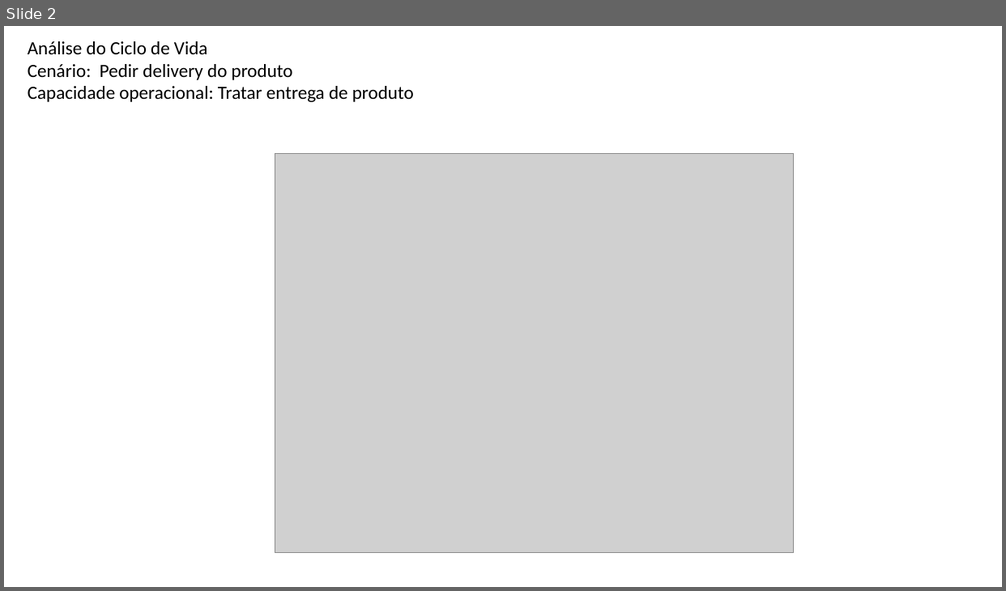
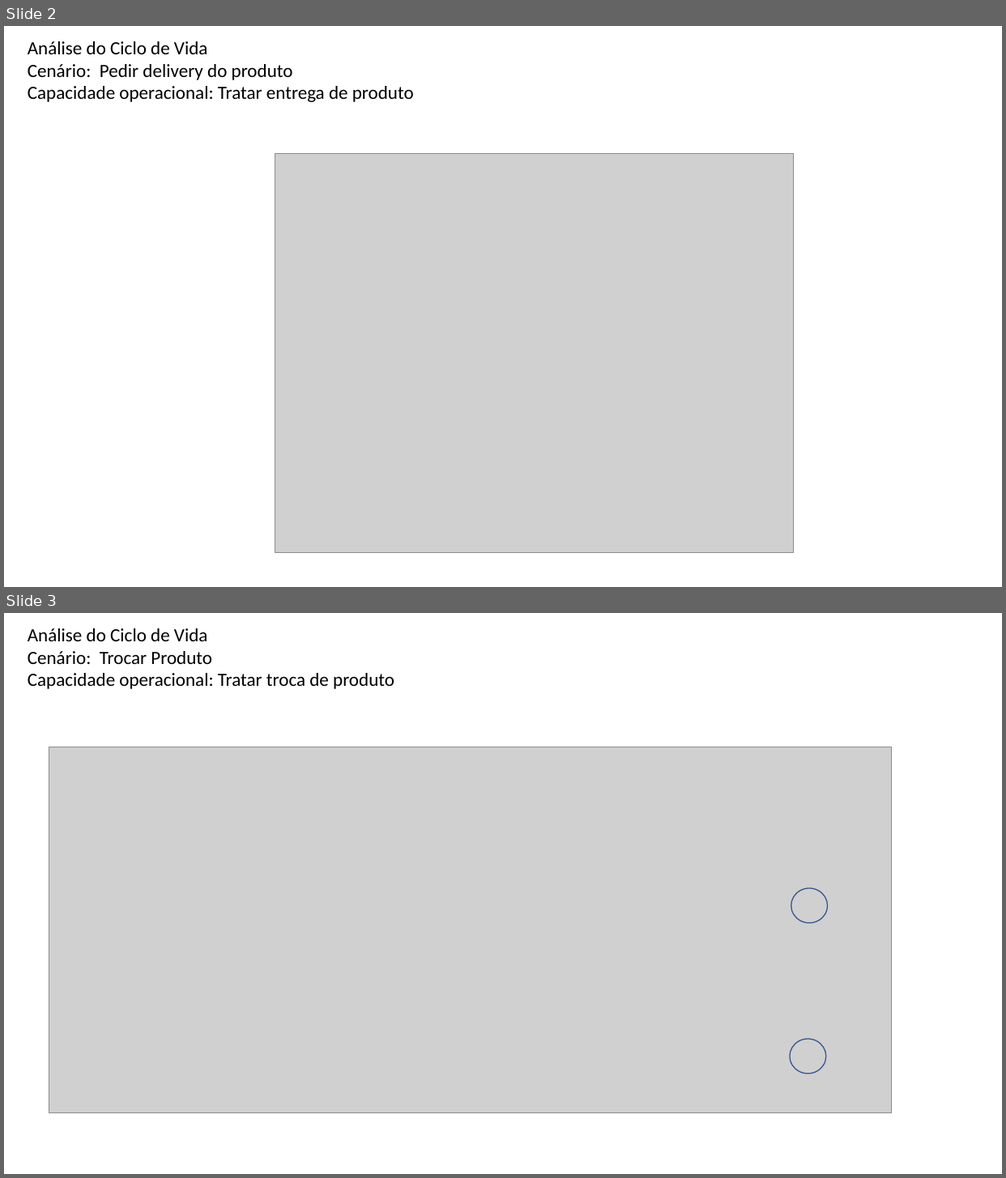
Before and after one commit to daniloimpacta/engenharia, a slide deck: 21 - Análise do Ciclo de Vida.pptx. Shown one above the other, each under a label of ours: slide 2 before the commit, slides 2 and 3 after it. The pictures are 1006x591 and 1006x1178 pixels, drawn with LibreOffice and Linux fonts; fonts in the diff are those of the drawing; grey boxes stand for pictures. Boxes give left, top, right and bottom in pixels: in the first picture for what was removed or moved away, otherwise in the second. Text is boxed around its words. In the diff, an @@ line names an element or a change of style, - is before the commit and + after.

```diff
--- a/21 - Análise do Ciclo de Vida.pptx
+++ b/21 - Análise do Ciclo de Vida.pptx
@@ slide 3 added at [4,613,1002,1174], background #FFFFFF @@
@@ text added at [27,628,394,689], 18 pt, text #000000 @@
+Análise do Ciclo de Vida
+Cenário: Trocar Produto
+Capacidade operacional: Tratar troca de produto
@@ picture added at [49,747,892,1114] @@
@@ ellipse added at [791,888,829,923], outline #325491 1 pt @@
@@ ellipse added at [790,1039,827,1073], outline #325491 1 pt @@
```
Also in this commit, not shown: 6 other files.
